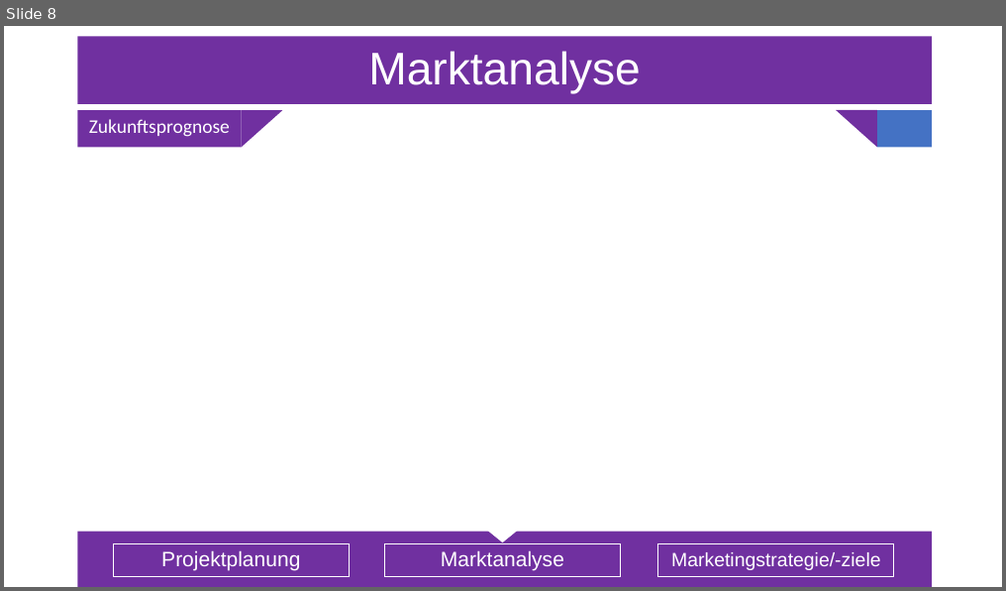
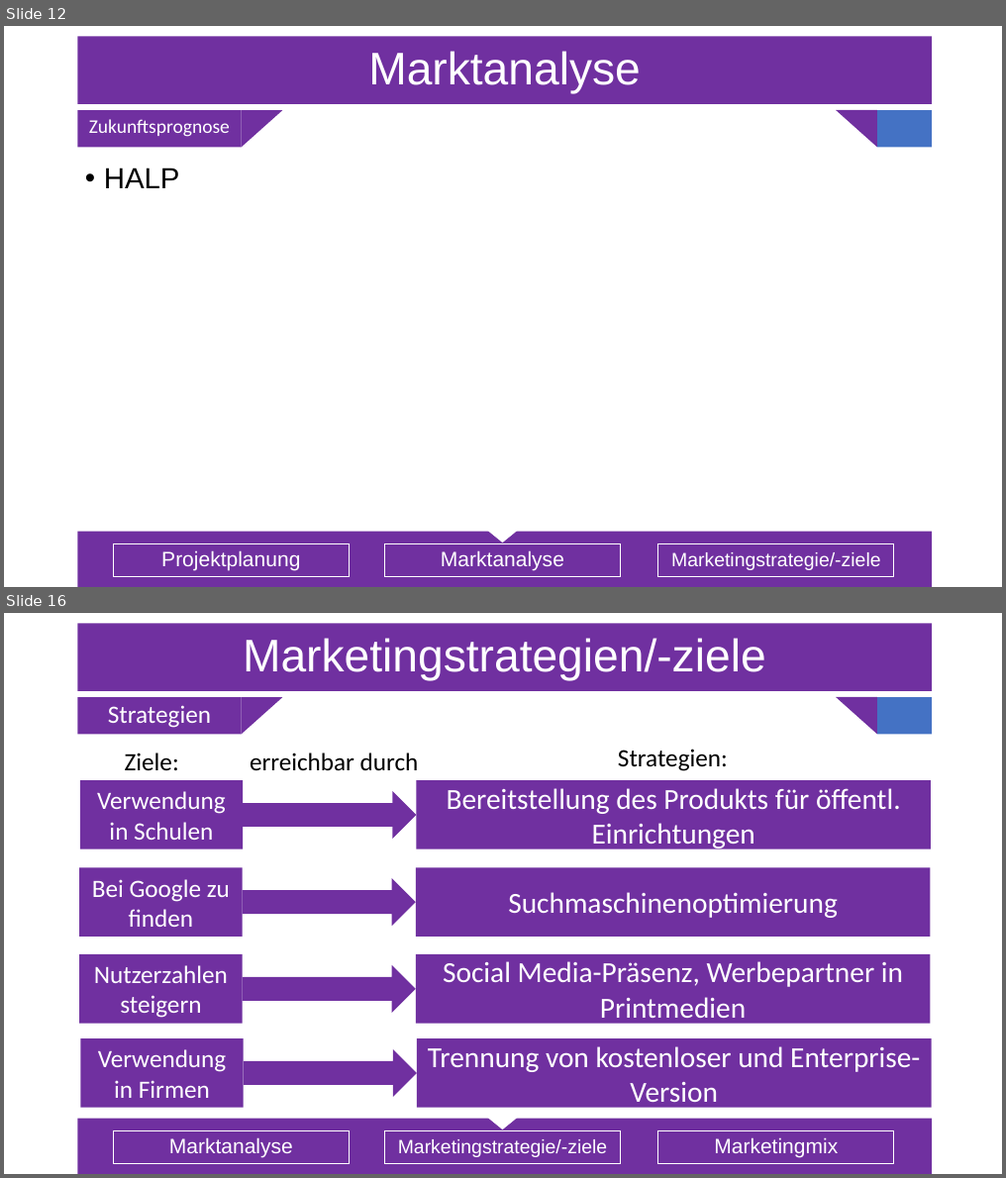
Before and after one commit to Sl0thking/mp_gproz_scrumiverse, a slide deck: 5_Präsentation/Projektpräsentation.pptx. Shown one above the other, each under a label of ours: slide 8 before the commit, slides 12 and 16 after it; the slides between them are not shown. The pictures are 1006x591 and 1006x1178 pixels, drawn with LibreOffice and Linux fonts; fonts in the diff are those of the drawing. Boxes give left, top, right and bottom in pixels: in the first picture for what was removed or moved away, otherwise in the second. Text is boxed around its words. In the diff, an @@ line names an element or a change of style, - is before the commit and + after.

```diff
--- a/5_Präsentation/Projektpräsentation.pptx
+++ b/5_Präsentation/Projektpräsentation.pptx
@@ slide 16 added at box(4, 613, 1002, 1174), background #FFFFFF; not listed: 5 template elements that a slide beside it also shows @@
@@ title added at box(77, 624, 932, 691), fill #7030A0, outline #325491 1 pt, 44 pt, text #FFFFFF @@
+Marketingstrategien/-ziele
@@ text added at box(77, 697, 241, 735), fill #7030A0, 24 pt, text #FFFFFF @@
+Strategien
@@ text added at box(125, 753, 179, 770), 24 pt, text #000000 @@
+Ziele:
@@ text added at box(250, 753, 419, 771), 24 pt, text #000000 @@
+erreichbar durch
@@ text added at box(618, 749, 728, 771), 24 pt, text #000000 @@
+Strategien:
@@ rectangle added at box(80, 780, 243, 850), fill #7030A0, 24 pt, text #FFFFFF @@
+Verwendung in Schulen
@@ rectangle added at box(417, 780, 931, 850), fill #7030A0, 28 pt, text #FFFFFF @@
+Bereitstellung des Produkts für öffentl. Einrichtungen
@@ right arrow added at box(243, 791, 417, 839), fill #7030A0 @@
@@ rectangle added at box(79, 867, 242, 937), fill #7030A0, 24 pt, text #FFFFFF @@
+Bei Google zu finden
@@ right arrow added at box(242, 878, 416, 926), fill #7030A0 @@
@@ rectangle added at box(416, 867, 930, 937), fill #7030A0, 28 pt, text #FFFFFF @@
+Suchmaschinenoptimierung
@@ rectangle added at box(79, 955, 242, 1023), fill #7030A0, 24 pt, text #FFFFFF @@
+Nutzerzahlen steigern
@@ right arrow added at box(242, 965, 416, 1013), fill #7030A0 @@
@@ rectangle added at box(416, 955, 930, 1023), fill #7030A0, 28 pt, text #FFFFFF @@
+Social Media-Präsenz, Werbepartner in Printmedien
@@ rectangle added at box(80, 1039, 243, 1108), fill #7030A0, 24 pt, text #FFFFFF @@
+Verwendung in Firmen
@@ right arrow added at box(244, 1050, 417, 1096), fill #7030A0 @@
@@ rectangle added at box(417, 1039, 932, 1108), fill #7030A0, 28 pt, text #FFFFFF @@
+Trennung von kostenloser und Enterprise-Version
@@ text added at box(113, 1131, 350, 1164), outline #FFFFFF 0.75 pt, 20 pt, text #FFFFFF @@
+Marktanalyse
@@ text added at box(385, 1131, 621, 1164), outline #FFFFFF 0.75 pt, 18.5 pt, text #FFFFFF @@
+Marketingstrategie/-ziele
@@ text added at box(658, 1131, 894, 1164), outline #FFFFFF 0.75 pt, 20 pt, text #FFFFFF @@
+Marketingmix
@@ what was slide 8 is now slide 12 @@
@@ slide 12 changed as well @@
@@ text added at box(104, 168, 180, 188), 28 pt, text #000000 @@
+• HALP
```
Also in this commit, not shown: 12 other slides changed, 9 other slides added, 1 slide removed, 1 other file.
